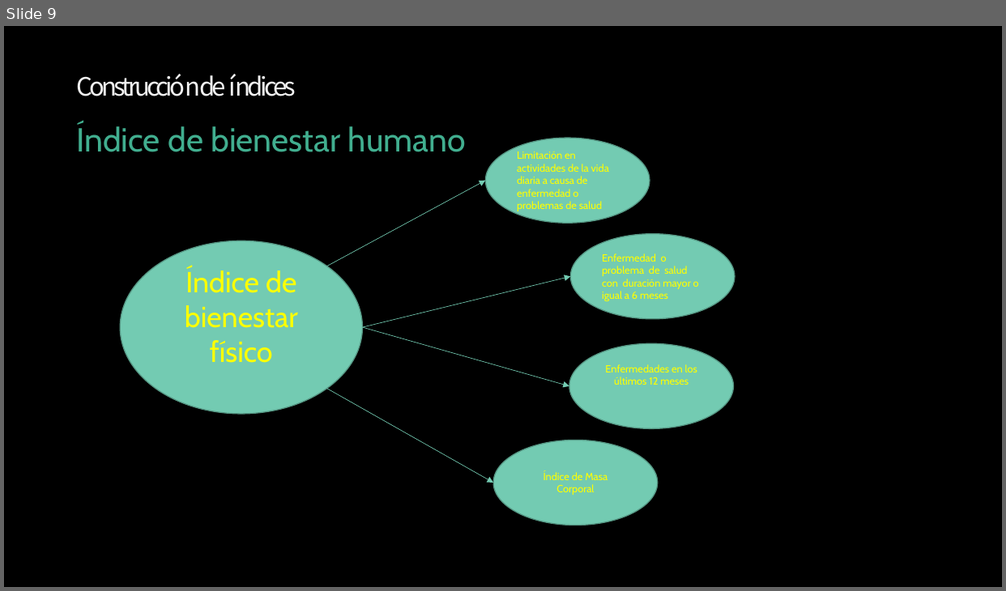
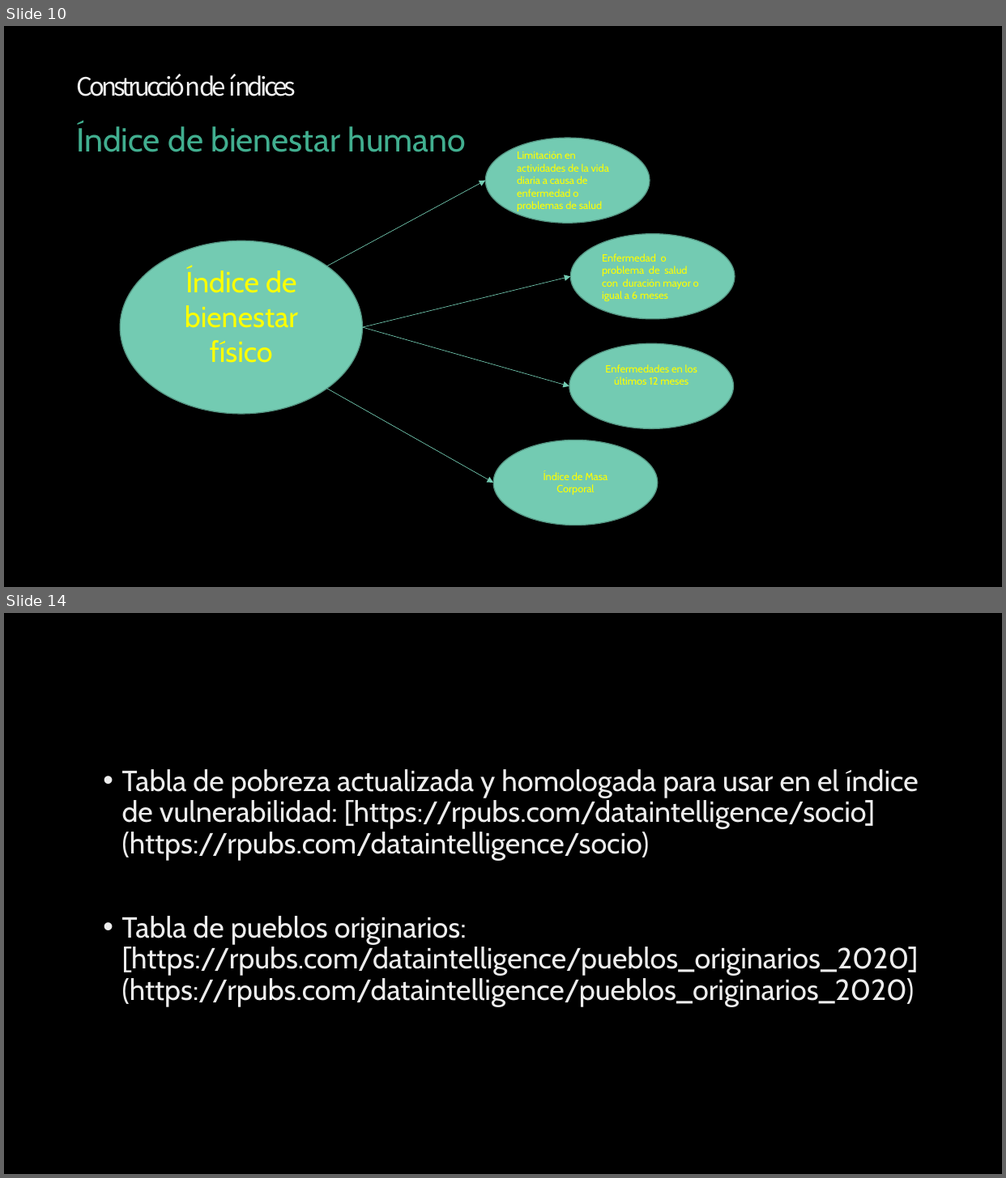
Before and after one commit to Sud-Austral/ds_indices, a slide deck: indices.pptx. Shown one above the other, each under a label of ours: slide 9 before the commit, slides 10 and 14 after it; the slides between them are not shown. The pictures are 1006x591 and 1006x1178 pixels, drawn with LibreOffice and Linux fonts; fonts in the diff are those of the drawing; background and template pictures are left out. Boxes give left, top, right and bottom in pixels: in the first picture for what was removed or moved away, otherwise in the second. Text is boxed around its words. In the diff, an @@ line names an element or a change of style, - is before the commit and + after.

```diff
--- a/indices.pptx
+++ b/indices.pptx
@@ slide 14 added at (4,613,1002,1174), background picture (left out) @@
@@ text added at (122,769,918,1007), 28 pt, text gradient #DEDEDE to #EDEDED to #FFFFFF @@
+• Tabla de pobreza actualizada y homologada para usar en el índice de vulnerabilidad: [https://rpubs.com/dataintelligence/socio](https://rpubs.com/dataintelligence/socio)
+• Tabla de pueblos originarios: [https://rpubs.com/dataintelligence/pueblos_originarios_2020](https://rpubs.com/dataintelligence/pueblos_originarios_2020)
@@ what was slide 9 is now slide 10 @@
```
Also in this commit, not shown: 17 other slides added, 1 other file.
